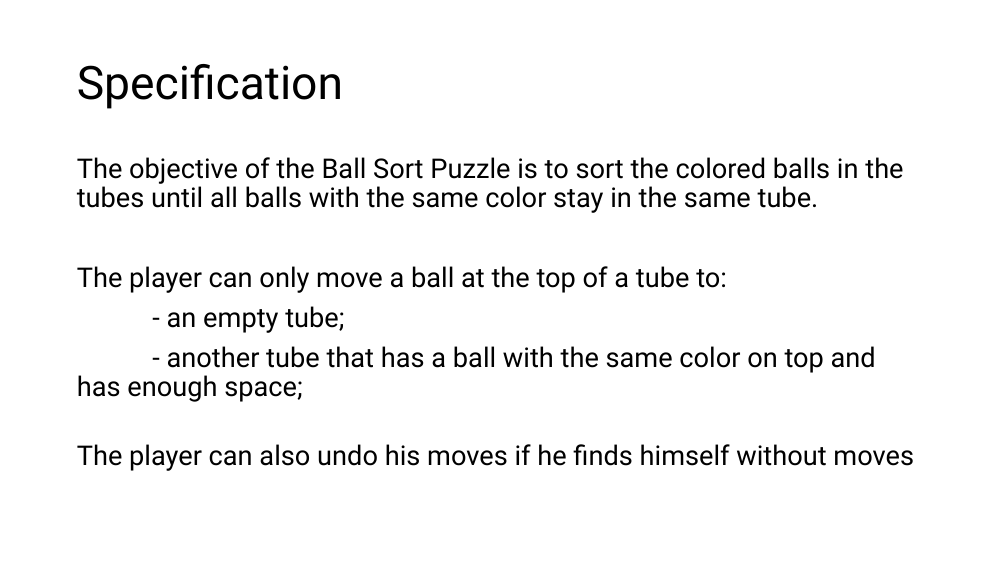
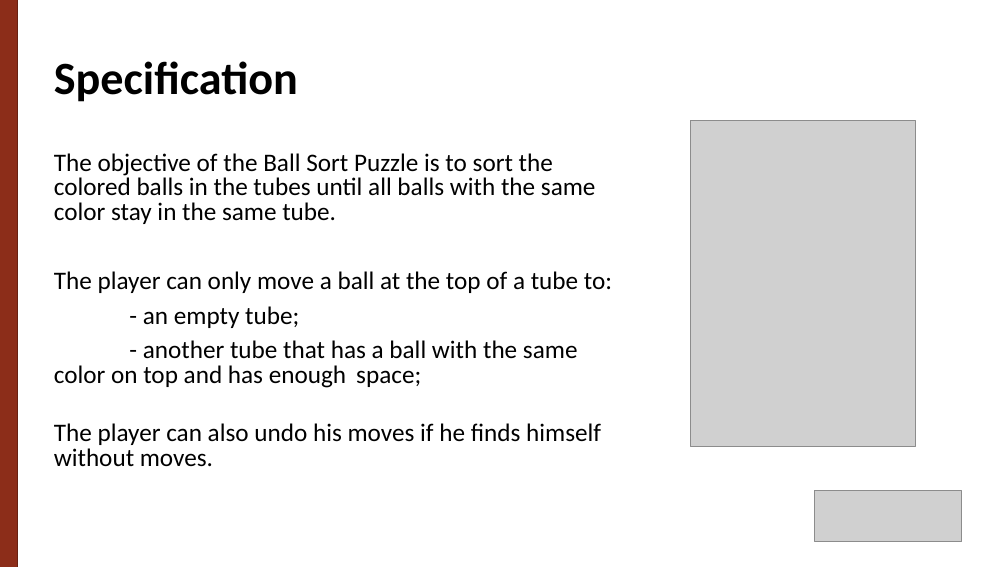
Before and after one commit to g-batalhao-a/IART, a slide deck: slide 2 of Project1/docs/Ball Sort Puzzle.pptx. Drawn at 1008x567 pixels with LibreOffice and Linux fonts; fonts in the diff are those of the drawing; grey boxes stand for pictures. Boxes give left, top, right and bottom in pixels: in the first picture for what was removed or moved away, otherwise in the second. Text is boxed around its words. In the diff, an @@ line names an element or a change of style, - is before the commit and + after.

```diff
--- a/Project1/docs/Ball Sort Puzzle.pptx
+++ b/Project1/docs/Ball Sort Puzzle.pptx
@@ rectangle added at [0,0,18,567], fill #8C2D19, outline #682112 1 pt @@
@@ title "Specification": place and size @@
-title "Specification" at [77,64,343,109]
+title "Specification" at [54,61,298,102]
@@ title "Specification" at [54,61,298,102]: font Roboto to Calibri, bold on @@
@@ text "The objective of the Ball ...": place and size @@
-text "The objective of the Ball ..." at [77,157,914,471]
+text "The objective of the Ball ..." at [54,153,612,467]
@@ picture added at [691,120,916,447] @@
@@ text at [54,153,612,388]: size 25.9 to 24 pt, font Roboto to Calibri in "The objective of the Ball Sort Puzzle ...", "The player can only move a ball ...", "- an empty tube;", "- another tube that has a ball ..."; line spacing 0.9 to 0.8 @@
@@ text at [54,423,601,467]: text changed; size 25.9 to 24 pt; font Roboto to Calibri @@
-The player can also undo his moves if he finds himself without moves
+The player can also undo his moves if he finds himself without moves.
@@ picture added at [815,491,962,541] @@
```
Also in this commit, not shown: 4 other slides changed, 2 other files.
